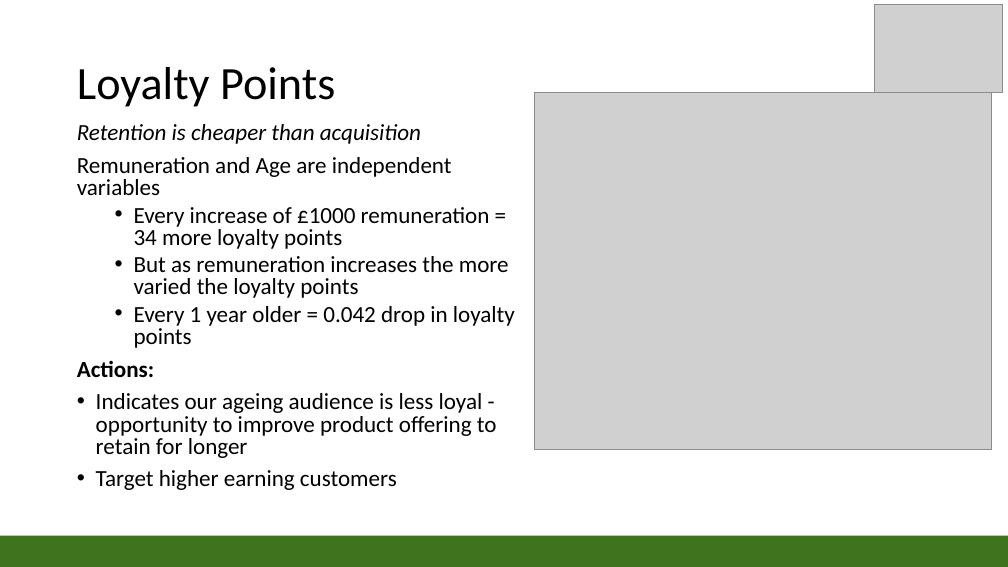
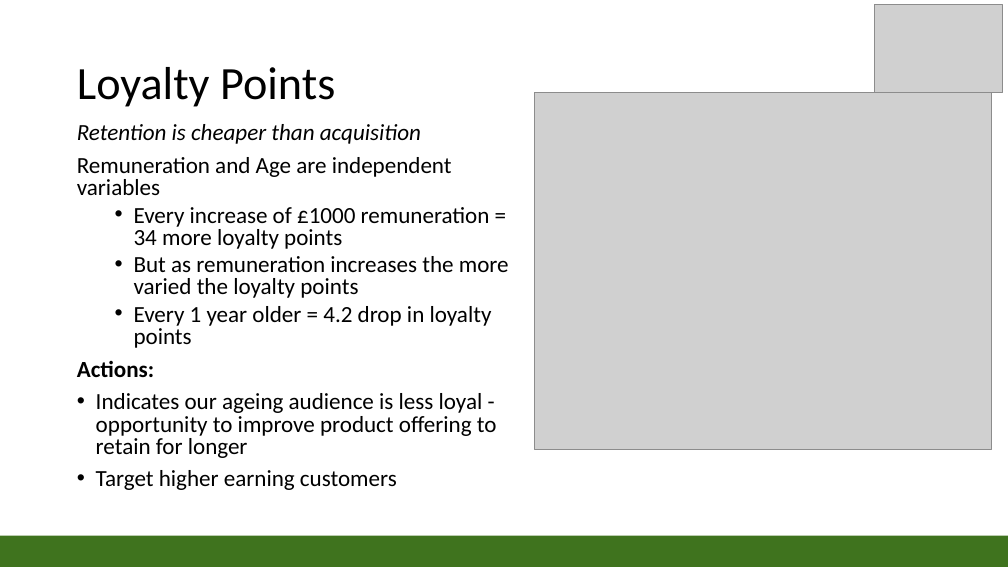
Before and after one commit to anott1/Nott_Alex_DA301_Assignment, a slide deck: slide 5 of turtle_games_Alex_Nott_presentation.pptx. Drawn at 1008x567 pixels with LibreOffice and Linux fonts; fonts in the diff are those of the drawing; grey boxes stand for pictures. Boxes give left, top, right and bottom in pixels: in the first picture for what was removed or moved away, otherwise in the second. Text is boxed around its words. In the diff, an @@ line names an element or a change of style, - is before the commit and + after.

```diff
--- a/turtle_games_Alex_Nott_presentation.pptx
+++ b/turtle_games_Alex_Nott_presentation.pptx
@@ text at box(134, 306, 492, 348): text changed @@
-  • Every 1 year older = 0.042 drop in loyalty points
+  • Every 1 year older = 4.2 drop in loyalty points
```
Also in this commit, not shown: 3 other files.
